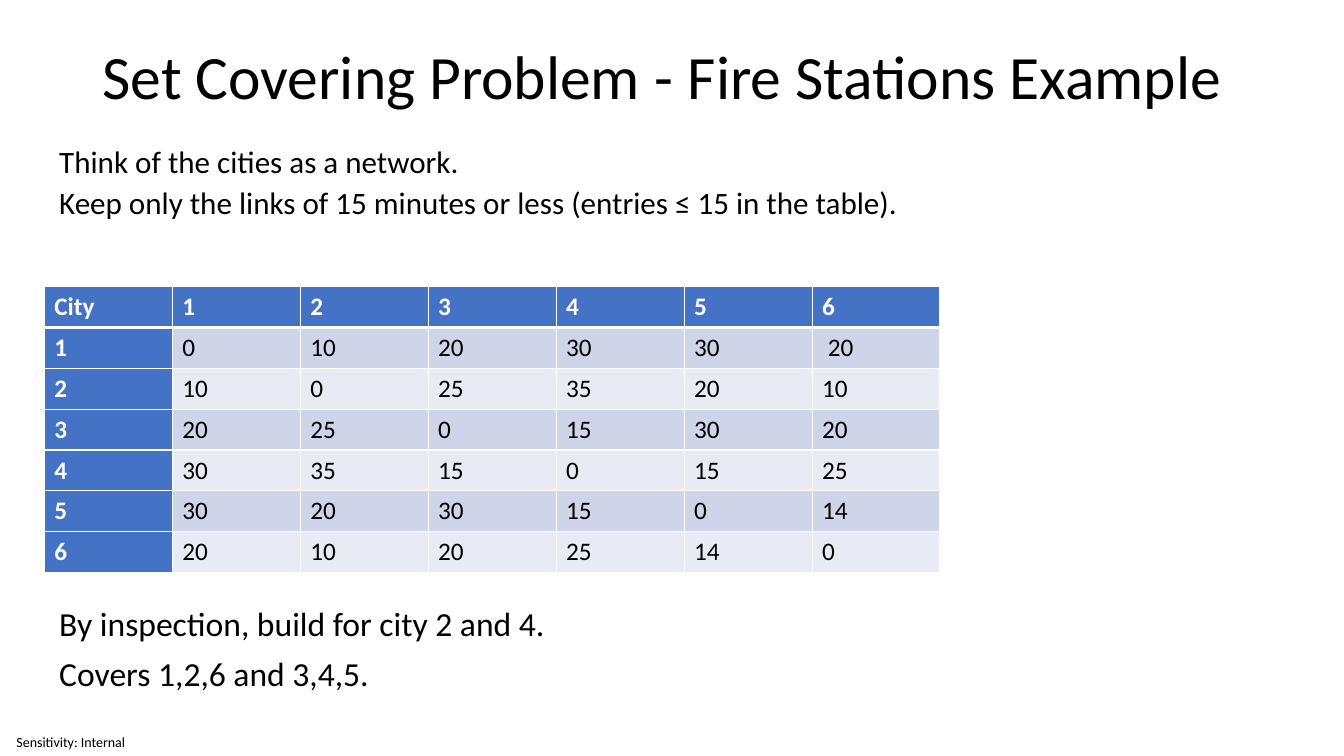
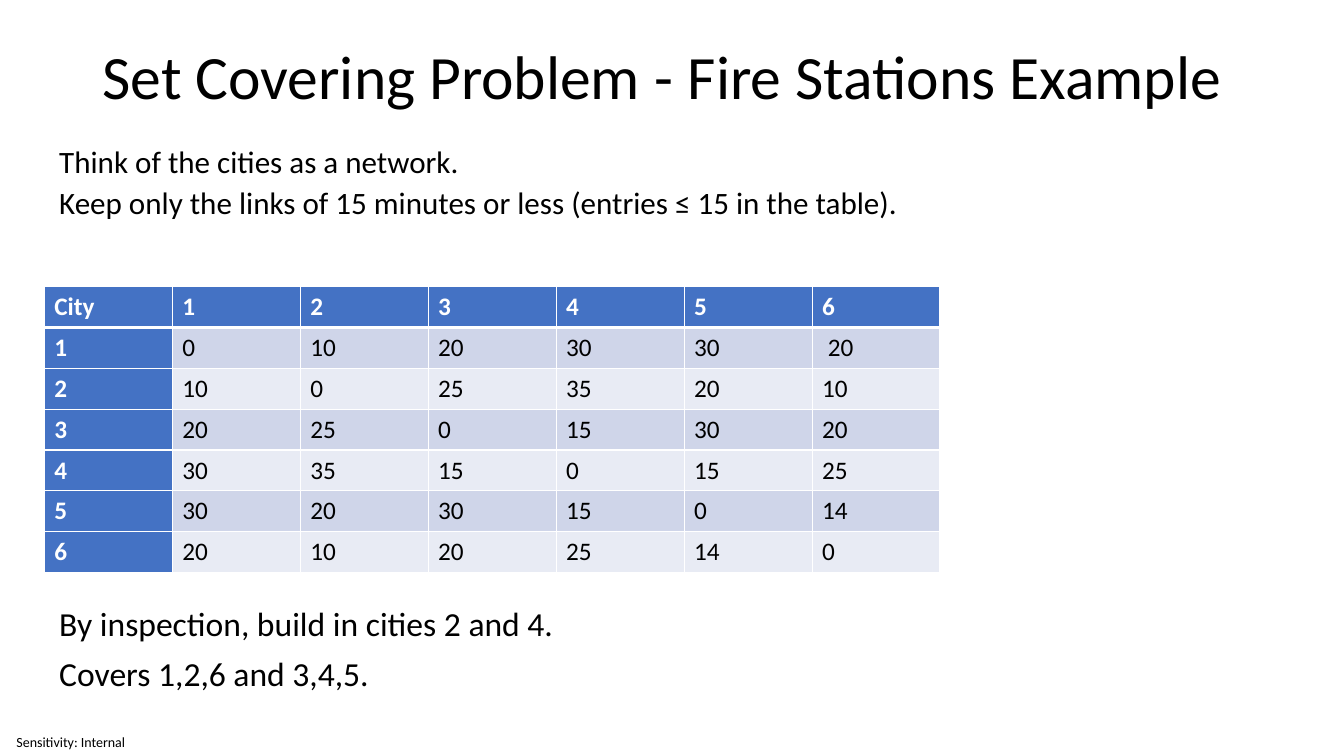
Before and after one commit to ctsallis/operational_research, a slide deck: slide 16 of content/Lectures/Semester 1/Week 05 - Mixed Integer Programming/5 Source Files/Week 5 - Mixed Integer Programming.pptx. Drawn at 1344x756 pixels with LibreOffice and Linux fonts; fonts in the diff are those of the drawing. Boxes give left, top, right and bottom in pixels: in the first picture for what was removed or moved away, otherwise in the second. Text is boxed around its words. In the diff, an @@ line names an element or a change of style, - is before the commit and + after.

```diff
--- a/content/Lectures/Semester 1/Week 05 - Mixed Integer Programming/5 Source Files/Week 5 - Mixed Integer Programming.pptx
+++ b/content/Lectures/Semester 1/Week 05 - Mixed Integer Programming/5 Source Files/Week 5 - Mixed Integer Programming.pptx
@@ text at <box>59,612,552,642</box>: text changed @@
-By inspection, build for city 2 and 4.
+By inspection, build in cities 2 and 4.
```
Also in this commit, not shown: 8 other files.
